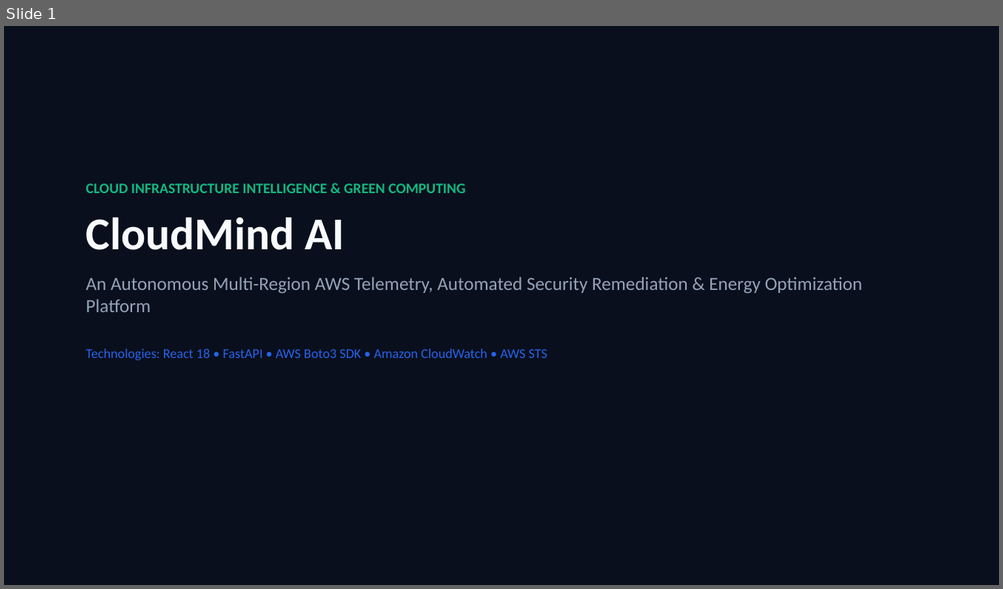
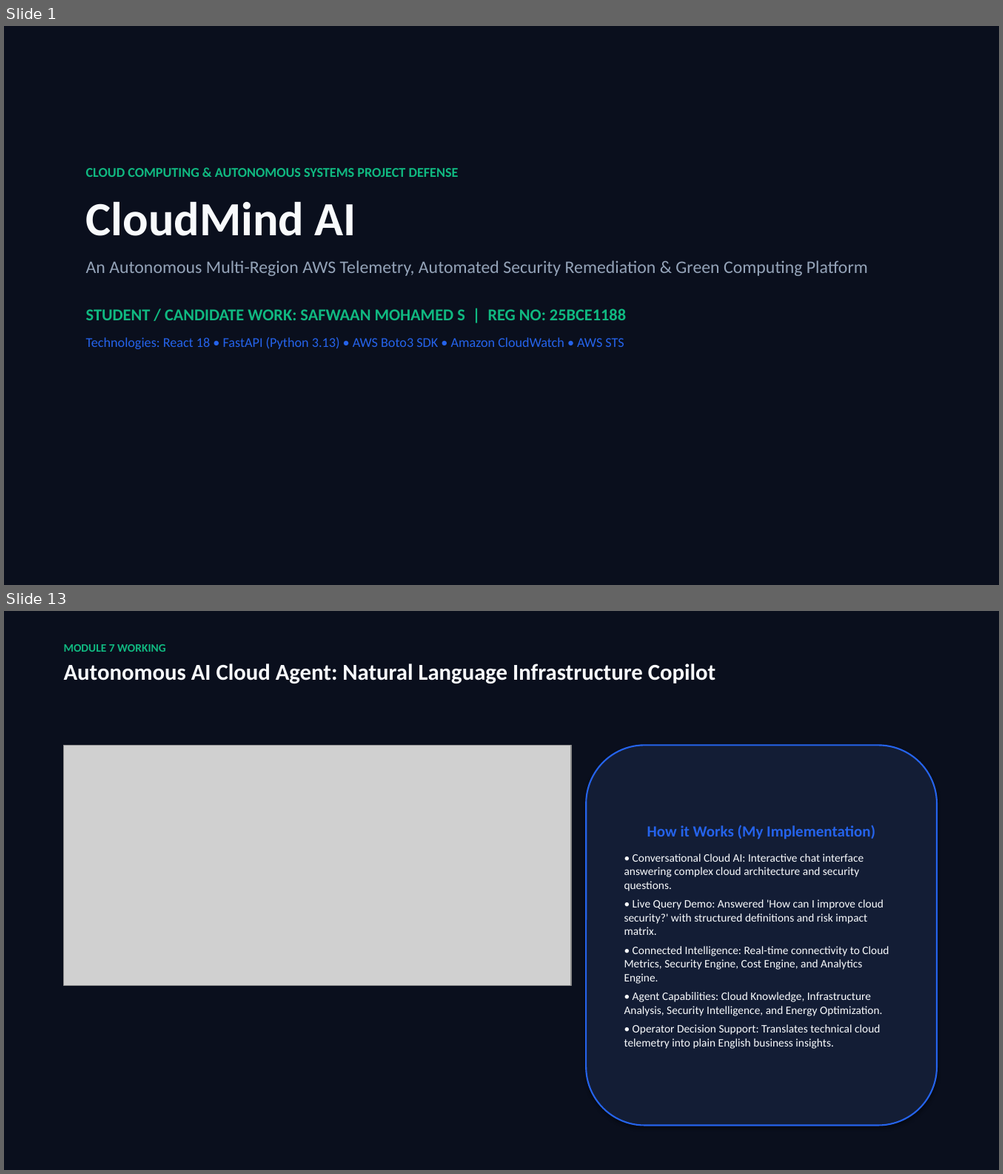
Before and after one commit to SMOS555/Cloudmind, a slide deck: CloudMind_AI_Project_Presentation.pptx. Shown one above the other, each under a label of ours: slide 1 before the commit, slides 1 and 13 after it; the slides between them are not shown. The pictures are 1003x589 and 1003x1174 pixels, drawn with LibreOffice and Linux fonts; fonts in the diff are those of the drawing; grey boxes stand for pictures. Boxes give left, top, right and bottom in pixels: in the first picture for what was removed or moved away, otherwise in the second. Text is boxed around its words. In the diff, an @@ line names an element or a change of style, - is before the commit and + after.

Commit message:
docs: update full work presentation with all 7 screenshots and candidate contributions

```diff
--- a/CloudMind_AI_Project_Presentation.pptx
+++ b/CloudMind_AI_Project_Presentation.pptx
@@ slide 13 added at box(4, 611, 999, 1170), background #0A0F1D @@
@@ text added at box(64, 644, 716, 684), 22 pt, text #F8FAFC, bold @@
+MODULE 7 WORKING
+Autonomous AI Cloud Agent: Natural Language Infrastructure Copilot
@@ picture added at box(64, 745, 571, 985) @@
@@ rounded rectangle added at box(586, 745, 936, 1126), fill #131D35, outline #2563EB 1.5 pt, 11 pt, text #F8FAFC @@
+How it Works (My Implementation)
+• Conversational Cloud AI: Interactive chat interface answering complex cloud architecture and security questions.
+• Live Query Demo: Answered 'How can I improve cloud security?' with structured definitions and risk impact matrix.
+• Connected Intelligence: Real-time connectivity to Cloud Metrics, Security Engine, Cost Engine, and Analytics Engine.
+• Agent Capabilities: Cloud Knowledge, Infrastructure Analysis, Security Intelligence, and Energy Optimization.
+• Operator Decision Support: Translates technical cloud telemetry into plain English business insights.
@@ slide 1 changed as well @@
@@ text "CLOUD COMPUTING & AUTONOMOUS SYSTEMS ...": place and size @@
-text "CLOUD COMPUTING & AUTONOMOUS SYSTEMS ..." at box(86, 184, 862, 360)
+text "CLOUD COMPUTING & AUTONOMOUS SYSTEMS ..." at box(86, 168, 868, 349)
@@ text at box(86, 168, 458, 177): text changed; size 14 to 13 pt @@
-CLOUD INFRASTRUCTURE INTELLIGENCE & GREEN COMPUTING
+CLOUD COMPUTING & AUTONOMOUS SYSTEMS PROJECT DEFENSE
@@ text at box(86, 201, 356, 236): size 44 to 46 pt in "CloudMind AI" @@
@@ text at box(86, 261, 868, 349): text changed; size 18 to 17 pt @@
-An Autonomous Multi-Region AWS Telemetry, Automated Security Remediation & Energy Optimization Platform
-Technologies: React 18 • FastAPI • AWS Boto3 SDK • Amazon CloudWatch • AWS STS
+An Autonomous Multi-Region AWS Telemetry, Automated Security Remediation & Green Computing Platform
+STUDENT / CANDIDATE WORK: SAFWAAN MOHAMED S | REG NO: 25BCE1188
+Technologies: React 18 • FastAPI (Python 3.13) • AWS Boto3 SDK • Amazon CloudWatch • AWS STS
```
Also in this commit, not shown: 7 other slides changed, 8 other slides added, 6 slides removed, 10 other files.
